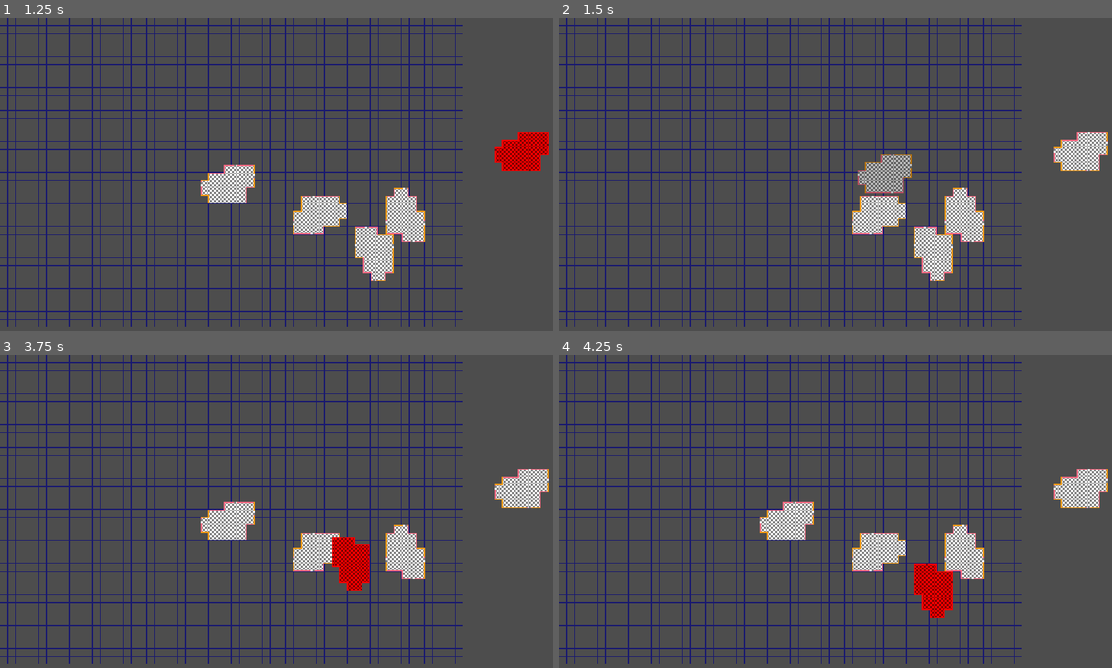
Above: before the commit, frames 1-4 (two rows, left to right).
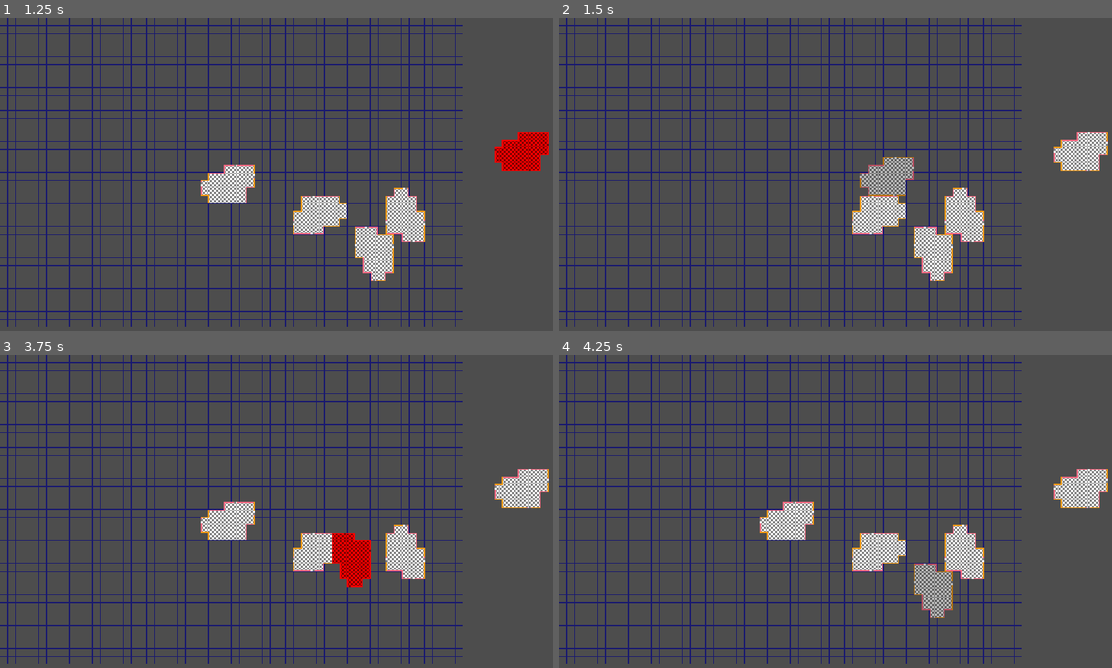
Above: after the commit, the same moments.

Repository: local-minimum/repetitions
Game: Godot game, scene res://scenes/dungeon_plan.tscn
The game is run twice, just before and just after one commit, with the same random seed, the same clock (stepped at 60 frames per second) and the same inputs.
Inputs (mouse positions are in pixels of both pictures, inside the frame that each line leads up to):
- Up to frame 1 (1.25 s): tap Enter at 0.5 s; drag from (519, 155) to (221, 187) at 0.52 s
- Up to frame 2 (1.5 s): drag from (780, 187) to (1078, 155) at 1.27 s
- Up to frame 3 (3.75 s): move the mouse to (403, 549) at 2.02 s; hold D (crawl_strafe_right) 2.03-2.75 s; right-click (403, 549) at 2.1 s; click (403, 549) at 2.17 s; tap Space (crawl_search) at 2.75 s; drag from (326, 549) to (221, 524) at 2.77 s; drag from (376, 596) to (304, 511) at 3.52 s
- Up to frame 4 (4.25 s): no input

Frame 1 is identical in both runs. In frame 2, 0.6% of the frame differs, in the area x 54-65%, y 43-57%; in frame 3, 0.4%; in frame 4, 1.0%, in the area x 64-72%, y 66-84%.

Commit message:
Fix event order
Don't emit grid change before updating the position of dragged thing

Diff:
--- a/scenes/rooms/start_room.tscn
+++ b/scenes/rooms/start_room.tscn
@@ -7,7 +7,6 @@
 
 [sub_resource type="Resource" id="Resource_6afpx"]
 script = ExtResource("3_86g8l")
-snap_distance_fraction = 0.29
 rotate_clockwise_action = "blueprint_rotate_cw"
 rotate_counter_clockwise_action = "blueprint_rotate_ccw"
 metadata/_custom_type_script = "uid://8gfxxyx4bmsv"
--- a/scripts/2d/draggable.gd
+++ b/scripts/2d/draggable.gd
@@ -126,6 +126,19 @@
         push_error("[Draggable %s] Has global rotation %s, expected to follow a cardinal" % [node.name, node.global_transform.get_rotation()])
 
     return posmod(diri, 4)
+
+func get_rotation_name(node: Node2D) -> String:
+    match _get_rotation_direction(node):
+        DIR_NORTH:
+            return "North"
+        DIR_SOUTH:
+            return "South"
+        DIR_WEST:
+            return "West"
+        DIR_EAST:
+            return "East"
+        _:
+            return "Free Angle"
 
 func get_global_direction(node: Node2D, local_direction: CardinalDirections.CardinalDirection) -> CardinalDirections.CardinalDirection:
     match _get_rotation_direction(node):
@@ -215,6 +228,7 @@
 
     _drag_delta += event.relative
     var target: Vector2 = _drag_start + _drag_delta
+    var emit: bool = false
 
     if grid != null && grid.is_inside_grid(node.global_position):
         var coords: Vector2i = grid.get_closest_coordinates(target)
@@ -227,15 +241,17 @@
         if !_drag_current_grid_coords_valid || coords != _drag_current_grid_coords:
             _drag_current_grid_coords = coords
             _drag_current_grid_coords_valid = true
-            on_grid_drag_change.emit(node, _drag_current_grid_coords_valid, _drag_current_grid_coords)
+            emit = true
 
     elif _drag_current_grid_coords_valid:
         _drag_current_grid_coords_valid = false
         _drag_current_grid_coords = grid.get_closest_coordinates(target) if grid != null else Vector2i.ZERO
-        on_grid_drag_change.emit(node, _drag_current_grid_coords_valid, _drag_current_grid_coords)
+        emit = true
 
     node.global_position = target
     node.get_viewport().set_input_as_handled()
+    if emit:
+        on_grid_drag_change.emit(node, _drag_current_grid_coords_valid, _drag_current_grid_coords)
 
 func _handle_drag_start(node: Node2D) -> void:
     # print_debug("[Draggable %s] Start draggin while %s hovered" % [node.name, _hovered])
--- a/scripts/reps/blueprint_room.gd
+++ b/scripts/reps/blueprint_room.gd
@@ -190,7 +190,7 @@
     var other_doors_local: Array[Vector2i] = other.door_local_coordinates
     var other_doors: Array[Vector2i] = other.draggable.translate_coords_array_to_global(other, other_doors_local)
 
-    print_debug("%s: my doors %s and %s has %s" % [self, my_doors, other, other_doors])
+    print_debug("%s @ %s: my doors %s and %s has %s" % [self, get_origin(), my_doors, other, other_doors])
     for my_idx: int in range(my_doors_local.size()):
         var local_coords: Vector2i = my_doors_local[my_idx]
         var atlas_coords: Vector2i = doors.get_cell_atlas_coords(local_coords)
@@ -209,10 +209,10 @@
                 continue
 
             var leading_to_coords: Vector2i = CardinalDirections.translate2d(my_doors[my_idx], direction)
-            print_debug("%s: Door %s leads %s to %s" % [self, my_doors[my_idx], CardinalDirections.name(direction), leading_to_coords])
+            # print_debug("%s: Door %s leads %s to %s" % [self, my_doors[my_idx], CardinalDirections.name(direction), leading_to_coords])
             if other_doors.has(leading_to_coords):
                 var other_idx: int = other_doors.find(leading_to_coords)
-                print_debug("%s: Other has door #%s in this place!" % [self, other_idx])
+                print_debug("%s: My door leads from %s leads to %s and Other has door %s there!" % [self, my_doors[my_idx], leading_to_coords, other_idx])
                 if other.has_door_global_direction(other_doors[other_idx], CardinalDirections.invert(direction)):
                     connecting_doors.append(DoorData.new(true, self, my_doors[my_idx], direction, other))
                     continue
@@ -220,7 +220,7 @@
                     print_debug("%s: But it was in the wrong direction" % [self])
 
             if other.is_inside(leading_to_coords):
-                print_debug("%s: We are inside at %s but not via doors!" % [self, leading_to_coords])
+                print_debug("%s: My door %s leads to %s which is inside %s, but not via doors!" % [self, my_doors[my_idx], leading_to_coords, other])
                 connecting_doors.append(DoorData.new(false, self, my_doors[my_idx], direction, other))
 
     for other_idx: int in range(other_doors_local.size()):
@@ -246,7 +246,8 @@
 
             if is_inside(leading_to_coords):
                 connecting_doors.append(DoorData.new(false, other, other_doors[other_idx], direction, self))
-    print_debug("Found doors %s" % [connecting_doors])
+
+    print_debug(">>> Found doors %s" % [connecting_doors])
     return connecting_doors.any(func (ddata: DoorData) -> bool: return ddata.valid)
 
 func register_connection(data: Array[DoorData]) -> void:
@@ -363,6 +364,7 @@
 func _handle_grid_drag_change(node: Node2D, valid: bool, coordinates: Vector2i) -> void:
     if node != self:
         return
+
     __SignalBus.on_blueprint_room_position_updated.emit(self, coordinates, valid)
 
 var _being_dragged: bool = false
@@ -393,7 +395,15 @@
     if !_being_dragged:
         __SignalBus.on_blueprint_room_dropped.emit(self, global_position, start_angle)
 
-func _handle_grid_drag_end(node: Node2D, start_point: Vector2, start_angle: float, _from: Vector2i, _from_valid: bool, _to: Vector2i, _to_valid: bool) -> void:
+func _handle_grid_drag_end(
+    node: Node2D,
+    start_point: Vector2,
+    start_angle: float,
+    _from: Vector2i,
+    _from_valid: bool,
+    _to: Vector2i,
+    _to_valid: bool,
+) -> void:
     if node != self:
         return
     _being_dragged = false
@@ -418,3 +428,12 @@
 func _process(_delta: float) -> void:
     if debug:
         queue_redraw()
+
+func summary() -> String:
+    return "<Room %s: %s @ %s %s with doors %s>" % [
+        name,
+        "placed" if placed else "unplaced",
+        get_origin(),
+        draggable.get_rotation_name(self),
+        _door_data,
+    ]
--- a/scripts/reps/door_data.gd
+++ b/scripts/reps/door_data.gd
@@ -38,3 +38,11 @@
 
 func reflect() -> DoorData:
     return DoorData.new(valid, other_room, CardinalDirections.translate2d(global_coordinates, global_direction), CardinalDirections.invert(global_direction), room)
+
+func _to_string() -> String:
+    if valid && room != null && other_room != null:
+        return "<DoorData: %s->%s @ %s %s>" % [room.name, other_room.name, global_coordinates, CardinalDirections.name(global_direction)]
+    elif !valid && room != null && other_room != null:
+        return "<DoorData: %s->%s[WALL] @ %s %s>" % [room.name, other_room.name, global_coordinates, CardinalDirections.name(global_direction)]
+
+    return "<DoorData CORRUPTED: %s->%s @ %s %s as %s>" % [room, other_room, global_coordinates, CardinalDirections.name(global_direction), "valid" if valid else "invalid"]
--- a/scripts/reps/dungeon_planner.gd
+++ b/scripts/reps/dungeon_planner.gd
@@ -29,6 +29,7 @@
 
 func _handle_room_move(room: BlueprintRoom, _coords: Vector2i, valid: bool) -> void:
     # var t0: int = Time.get_ticks_usec()
+    # print_debug("<<< %s: Has moved!" % [room.summary()])
     if !valid:
         room.modulate = Color.WEB_GRAY
 
@@ -39,6 +40,13 @@
         queue_redraw()
     # var end: int = Time.get_ticks_usec()
     # print_debug("Room placement check %sus" % (end - t0))
+
+    print_debug("<< %s is %s" % [room.summary(), _coords])
+
+    var x: Callable = func () -> void:
+        print_debug("!! %s was %s" % [room.summary(), _coords])
+
+    x.call_deferred()
 
 func _handle_room_dropped(room: BlueprintRoom, origin: Vector2, origin_angle: float) -> void:
     if _check_valid_room_placement(room, true):
